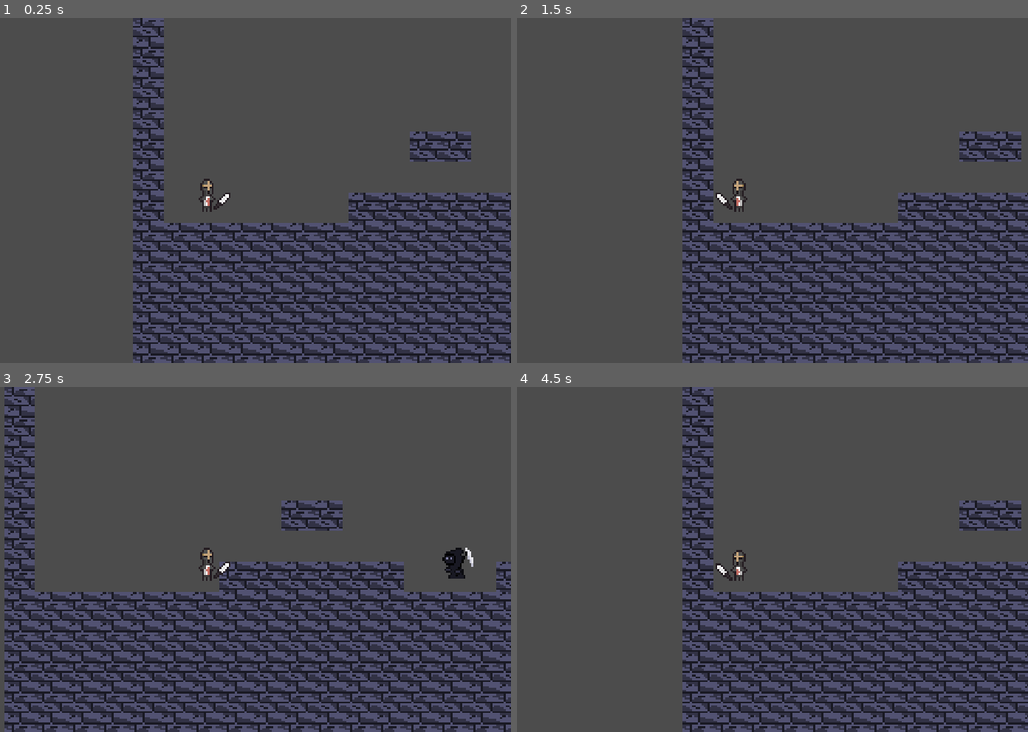
Above: before the commit, frames 1-4 (two rows, left to right).
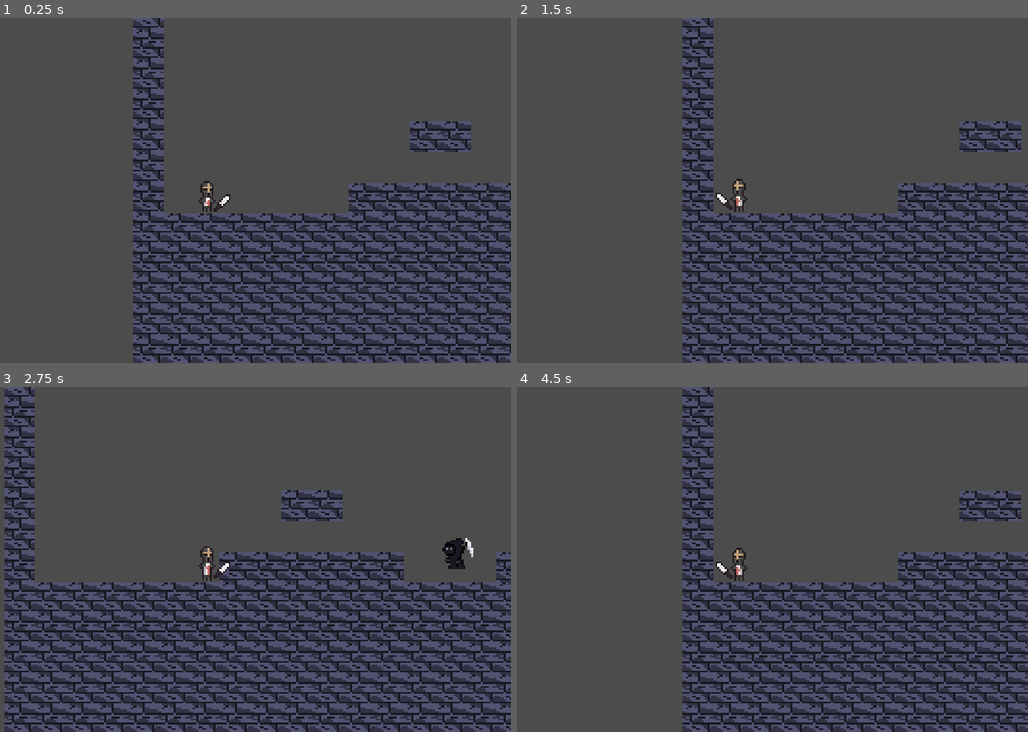
Above: after the commit, the same moments.

Repository: Parm345/Godot-Fun
Game: Godot game, scene res://Scenes/Main.tscn
The game is run twice, just before and just after one commit, with the same random seed, the same clock (stepped at 60 frames per second) and the same inputs.
Inputs:
- Up to frame 1 (0.25 s): no input
- Up to frame 2 (1.5 s): hold Right (ui_right) 0.53-1.28 s; hold Left (ui_left) from 1.28 s (still down)
- Up to frame 3 (2.75 s): release Left (ui_left) at 2.03 s; hold Right (ui_right) from 2.03 s (still down)
- Up to frame 4 (4.5 s): release Right (ui_right) at 2.78 s; hold Up (ui_up) 2.78-3.53 s; hold Left (ui_left) from 3.53 s (still down)

The runs differ from the first frame. In frame 1, 27% of the frame differs, in the area x 26-100%, y 0-100%; in frame 2, 25%; in frame 3, 35%, in the area x 0-100%, y 0-100%; in frame 4, 25%.

Commit message:
Improved Finite State Machine
- new FSM works by having a state class  and calling the functions in that class rather than calling functions from parent

Diff:
--- a/Finite State Machine Testing/Scenes/Player.tscn
+++ b/Finite State Machine Testing/Scenes/Player.tscn
@@ -62,7 +62,7 @@
 [node name="AnimatedSprite" type="AnimatedSprite" parent="."]
 frames = SubResource( 4 )
 animation = "idle"
-frame = 7
+frame = 6
 playing = true
 
 [node name="FSM Controller" type="Node2D" parent="."]
--- /dev/null
+++ b/Finite State Machine Testing/Scripts/Improved FSM.gd
@@ -0,0 +1,25 @@
+extends Node
+class_name FSM
+
+onready var parent = get_parent()
+var states = {}
+var curState = null setget setState
+var prevState = null
+
+func _ready():
+	for child in get_children():
+		states[child.name] = child
+
+func setState(newState):
+	prevState = curState
+	curState = newState
+	curState.enter(parent)
+
+func handleInput(event):
+	pass
+
+func _physics_process(delta):
+	curState.inPhysicsProcess()
+	var newState = curState.changeParentState()
+	if newState != null:
+		setState(newState)
--- a/Finite State Machine Testing/Scripts/Player FSM Controller.gd
+++ b/Finite State Machine Testing/Scripts/Player FSM Controller.gd
@@ -4,8 +4,6 @@
 # Declare member variables here. Examples:
 # var a = 2
 # var b = "text"
-
-var isJumping = false
 
 # Called when the node enters the scene tree for the first time.
 func _ready():
@@ -15,27 +13,55 @@
 	addState("fall", "fall")
 	addState("slowFall", "slowFall")
 	addState("jump", "jump")
-	setState(states.jump)
+	setState(states.idle)
 	pass # Replace with function body.
 
 func _input(event):
 	if event.is_action_released("ui_left") or event.is_action_released("ui_right"):
 		parent.velocity.x = 0
+		parent.isIdling = true
+		parent.isRunning = false
 	if event.is_action_pressed("ui_up") and parent.isOnGround():
-		isJumping = true
-	if isJumping and event.is_action_released("ui_up"):
-		isJumping = false
+		parent.isJumping = true
+	if parent.isJumping and event.is_action_released("ui_up"):
+		parent.isJumping = false
 
 
 # returns the state to change too
 func controlStates(delta):
 	match(curState):
+		states.idle:
+			if parent.isRunning:
+				return states.run
+			if parent.isAttacking:
+				return states.attack
+			if parent.isJumping:
+				return states.jump
+		states.run:
+			if parent.isIdling:
+				return states.idle
+			if parent.isJumping:
+				return states.jump
+			if parent.isAttacking:
+				return states.attack
+		states.attack:
+			if !parent.isAttacking:
+				if parent.isIdling:
+					return states.idle
+				if parent.isJumping:
+					return states.jump
+				if parent.isRunning:
+					return states.run
 		states.jump:
-			setState(states.slowFall)
+			return states.slowFall
 		states.slowFall:
-			if !isJumping:
-				setState(states.fall)
+			if !parent.isJumping:
+				return states.fall
+		states.fall:
+			if parent.isOnGround():
+				return states.idle
 		_:
 			print("error")
+	return null
 
 # Called every frame. 'delta' is the elapsed time since the previous frame.
--- a/Finite State Machine Testing/Scripts/Player.gd
+++ b/Finite State Machine Testing/Scripts/Player.gd
@@ -8,6 +8,9 @@
 export var speed = 10
 
 var isAttacking = false
+var isRunning = false
+var isJumping = false
+var isIdling = true
 
 var velocity = Vector2()
 var collision:KinematicCollision2D setget ,getCollision
@@ -15,7 +18,7 @@
 const MAX_SPEED = 10
 const GRAVITY = -5
 const HORZ_ACC = 2
-const JUMP_FORCE = 5
+const JUMP_FORCE = 20
 const SLOW_FALL	 = 1
 const MAX_FALL = 25
 
@@ -35,10 +38,13 @@
 func _physics_process(delta):
 	if Input.is_action_pressed("ui_left"):
 		velocity.x -= HORZ_ACC
+		isRunning = true
 		$AnimatedSprite.flip_h = true
 	if Input.is_action_pressed("ui_right"):
 		velocity.x += HORZ_ACC
 		$AnimatedSprite.flip_h = false
+		isRunning = true
+
 	velocity.x = clamp(velocity.x, -MAX_SPEED, MAX_SPEED)
 
 	collision = move_and_collide(velocity)
--- /dev/null
+++ b/Finite State Machine Testing/Scripts/jump.gd
@@ -0,0 +1,18 @@
+extends stateObject
+
+var jumpForce
+var velocity: Vector2
+
+# Called when the parent enters the state
+func enter(scriptParent):
+	parent = scriptParent
+	jumpForce = -parent.JUMP_FORCE
+	velocity = parent.velocity
+	velocity.y = jumpForce
+
+# Called every physics frame. 'delta' is the elapsed time since the previous frame. Run in FSM _physics_process.
+func inPhysicsProcess(delta):
+	var collisionInfo = parent.move_and_collide(velocity)
+
+func changeParentState():
+	return parent.states.slowFall
--- /dev/null
+++ b/Finite State Machine Testing/Scripts/state object.gd
@@ -0,0 +1,29 @@
+extends Node
+class_name stateObject
+
+# Declare member variables here. Examples:
+# var a = 2
+# var b = "text"
+var parent
+
+# Called when the parent enters the state
+func enter(scriptParent):
+	pass
+
+# Called when parent leaves the state, most likely not necessary
+func exit():
+	pass
+
+# Called every physics frame. 'delta' is the elapsed time since the previous frame. Run in FSM _physics_process.
+func inPhysicsProcess(delta):
+	pass
+
+# Called every frame. 'delta' is the elapsed time since the previous frame. Run in FSM _process.
+func inProcess(delta):
+	pass
+
+func changeParentState():
+	return null
+
+func handleInput(event):
+	pass
--- a/Finite State Machine Testing/project.godot
+++ b/Finite State Machine Testing/project.godot
@@ -10,12 +10,24 @@
 
 _global_script_classes=[ {
 "base": "Node",
+"class": "FSM",
+"language": "GDScript",
+"path": "res://Scripts/Improved FSM.gd"
+}, {
+"base": "Node",
 "class": "FSMController",
 "language": "GDScript",
 "path": "res://Scripts/Finite State Machine Controller.gd"
+}, {
+"base": "Node",
+"class": "stateObject",
+"language": "GDScript",
+"path": "res://Scripts/state object.gd"
 } ]
 _global_script_class_icons={
-"FSMController": ""
+"FSM": "",
+"FSMController": "",
+"stateObject": ""
 }
 
 [application]
